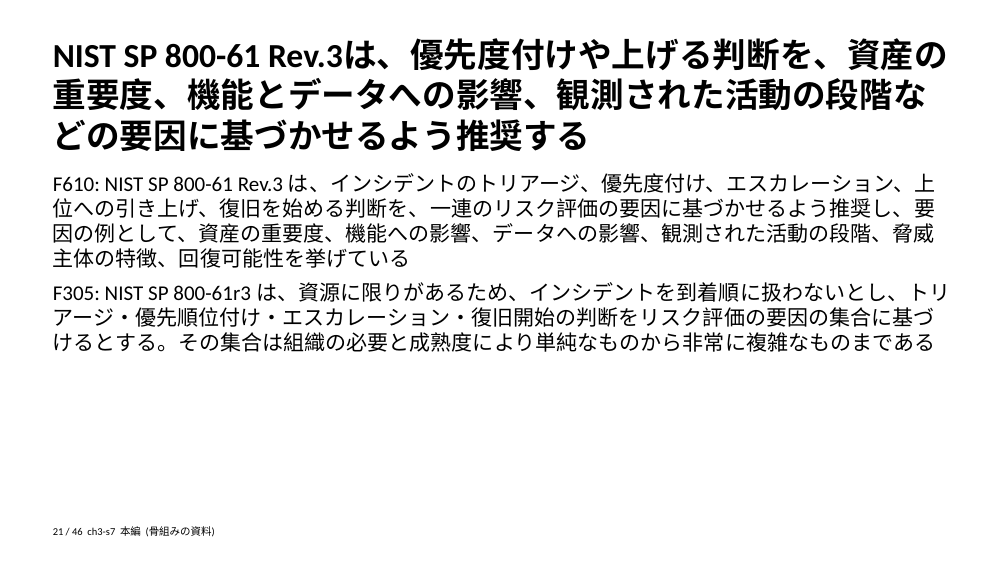
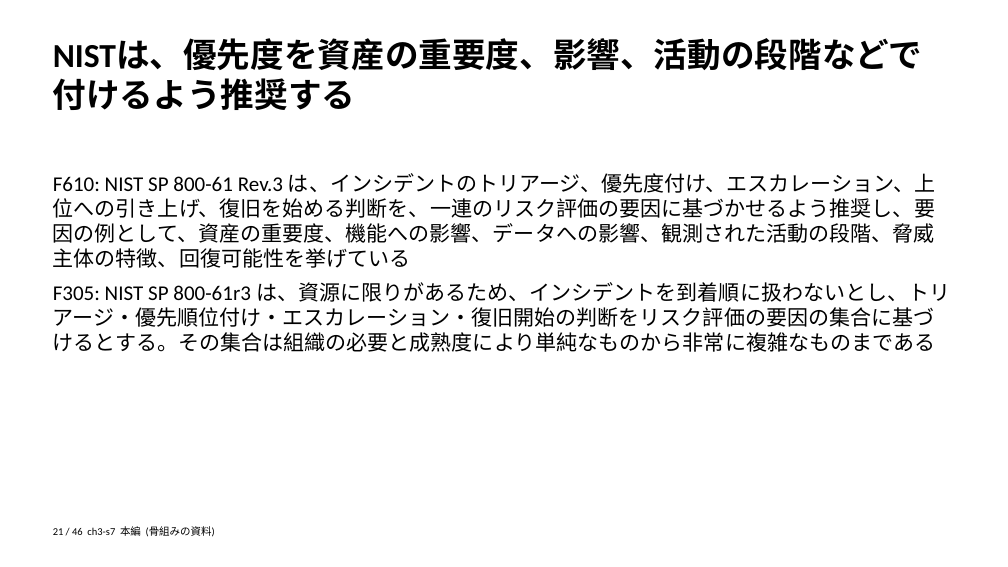
Before and after one commit to zyuuryuu/PPTX-Planner, a slide deck: slide 21 of trial/deck/preview/skeleton.pptx. Drawn at 1008x567 pixels with LibreOffice and Linux fonts; fonts in the diff are those of the drawing. Boxes give left, top, right and bottom in pixels: in the first picture for what was removed or moved away, otherwise in the second. Text is boxed around its words. In the diff, an @@ line names an element or a change of style, - is before the commit and + after.

```diff
--- a/trial/deck/preview/skeleton.pptx
+++ b/trial/deck/preview/skeleton.pptx
@@ text at <box>53,40,922,110</box>: text changed @@
-NIST SP 800-61 Rev.3は、優先度付けや上げる判断を、資産の重要度、機能とデータへの影響、観測された活動の段階などの要因に基づかせるよう推奨する
+NISTは、優先度を資産の重要度、影響、活動の段階などで付けるよう推奨する
```
Also in this commit, not shown: 27 other slides changed, 6 other files.
